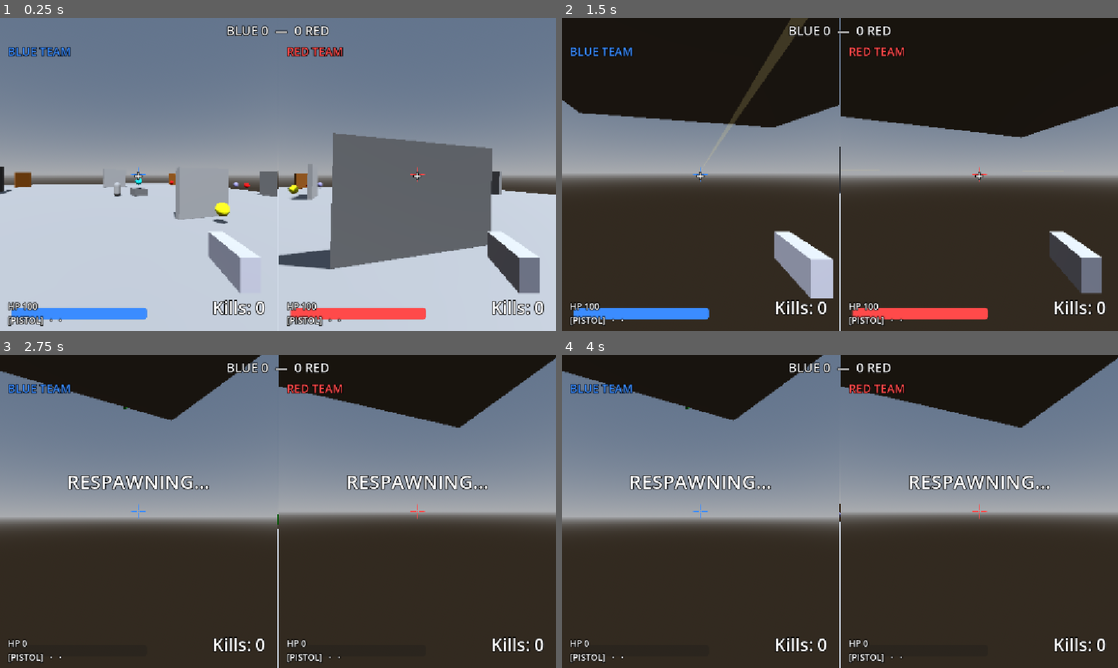
Above: before the commit, frames 1-4 (two rows, left to right).
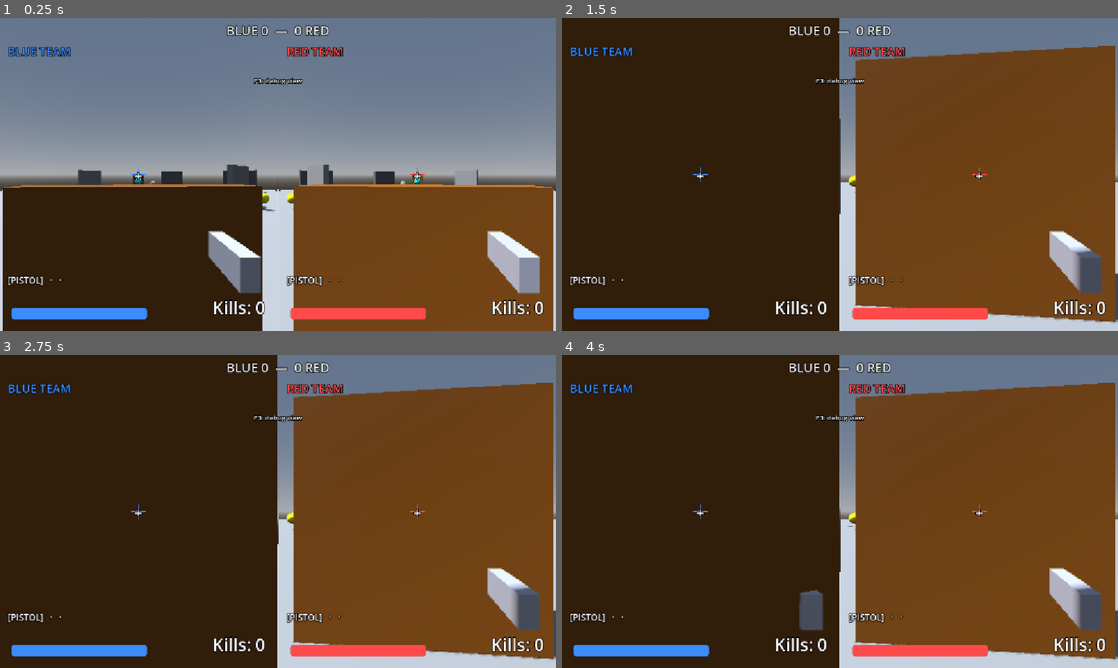
Above: after the commit, the same moments.

Repository: Ryan-M-Smith/SkillIssue
Game: Godot game, scene res://modes/duo_sandbox.tscn
The game is run twice, just before and just after one commit, with the same random seed, the same clock (stepped at 60 frames per second) and the same inputs. This scene is started directly instead of the project's main scene.
Inputs (mouse positions are in pixels of both pictures, inside the frame that each line leads up to):
- Up to frame 1 (0.25 s): no input
- Up to frame 2 (1.5 s): tap Enter (ui_accept) at 0.5, 0.77 s; move the mouse to (867, 174) at 0.52 s; hold W (ui_up) from 0.53 s (still down); click (867, 174) at 0.6 s; move the mouse to (812, 174) at 1.27 s; tap Ctrl at 1.35 s; click (812, 174) at 1.42 s
- Up to frame 3 (2.75 s): keep holding W (ui_up); tap Enter (ui_accept) at 1.52 s; move the mouse to (289, 505) at 2.02 s; tap Q at 2.1 s; click (289, 505) at 2.17 s
- Up to frame 4 (4 s): keep holding W (ui_up); tap Enter (ui_accept) at 2.75, 3.02, 3.77 s; move the mouse to (834, 517) at 2.77 s; tap Space at 2.85 s; click (834, 517) at 2.92 s; move the mouse to (878, 514) at 3.52 s; tap 1 at 3.6 s; click (878, 514) at 3.67 s

The runs differ from the first frame. In frame 1, 47% of the frame differs, in the area x 0-100%, y 19-100%; in frame 2, 63%; in frame 3, 73%; in frame 4, 74%, in the area x 0-100%, y 0-100%.

Commit message:
Add tunable hitboxes, spread and gun trails (F3 debug view)

Diff:
--- /dev/null
+++ b/apps/game/components/hitbox_component.gd
@@ -0,0 +1,67 @@
+## Sizes the Duo's three hurtbox zones (head / body / legs) from a HitboxProfile,
+## keeps the legs box matched to crouch, and can draw all zones for tuning.
+## Change the model → retune data/hitboxes/*.tres, no code changes.
+class_name HitboxComponent
+extends Node
+
+@export var profile: HitboxProfile
+@export var head: Hurtbox
+@export var body: Hurtbox
+@export var legs: Hurtbox
+@export var movement: MovementComponent      ## optional, for crouch
+@export var team: TeamComponent              ## optional: debug boxes go on this team's body layer
+
+var debug_visible := false
+
+
+func _ready() -> void:
+	apply_profile()
+
+
+func apply_profile() -> void:
+	if profile == null:
+		return
+	if head:
+		head.zone = Hurtbox.Zone.HEAD
+		head.is_head = true
+		head.configure_box(profile.head_size, profile.head_offset)
+	if body:
+		body.zone = Hurtbox.Zone.BODY
+		body.multiplier = profile.body_multiplier
+		body.configure_box(profile.body_size, profile.body_offset)
+	if legs:
+		legs.zone = Hurtbox.Zone.LEGS
+		legs.multiplier = profile.legs_multiplier
+		legs.configure_box(profile.legs_size, profile.legs_offset)
+	_apply_debug()
+
+
+func _physics_process(_delta: float) -> void:
+	if profile == null or legs == null or not profile.legs_follow_crouch:
+		return
+	if movement == null or movement.stats == null:
+		return
+	var k := movement.current_height() / movement.stats.stand_height
+	var size := profile.legs_size
+	var offset := profile.legs_offset
+	legs.configure_box(Vector3(size.x, size.y * k, size.z), Vector3(offset.x, offset.y * k, offset.z))
+
+
+func set_debug_visible(on: bool) -> void:
+	debug_visible = on
+	_apply_debug()
+
+
+func _apply_debug() -> void:
+	if profile == null:
+		return
+	# Only the enemy's camera sees a duo's body layer, so each screen shows the OTHER duo's zones.
+	var layer := 1
+	if team and team.team:
+		layer = TeamComponent.body_layer_bit(team.team.id)
+	if head:
+		head.set_debug_visible(debug_visible, profile.debug_head_color, layer)
+	if body:
+		body.set_debug_visible(debug_visible, profile.debug_body_color, layer)
+	if legs:
+		legs.set_debug_visible(debug_visible, profile.debug_legs_color, layer)
--- a/apps/game/components/hurtbox.gd
+++ b/apps/game/components/hurtbox.gd
@@ -1,25 +1,85 @@
-## Area that bullets hit. Points at a HealthComponent; heads get the weapon's headshot multiplier.
+## Area that bullets hit. Points at a HealthComponent. Its zone decides the damage:
+## HEAD uses the gun's headshot_multiplier, BODY / LEGS use `multiplier` (set from the
+## HitboxProfile by HitboxComponent). Shape size/position can be changed at runtime.
 class_name Hurtbox
 extends Area3D
 
+enum Zone { HEAD, BODY, LEGS }
+
 @export var health: HealthComponent
+@export var zone: Zone = Zone.BODY
+@export var multiplier := 1.0
+## Kept for older code: true when zone == HEAD.
 @export var is_head := false
 
 var _layer := 0
+var _shape_node: CollisionShape3D
+var _debug_mesh: MeshInstance3D
 
 
 func _ready() -> void:
 	_layer = collision_layer
+	if is_head:
+		zone = Zone.HEAD
+	is_head = zone == Zone.HEAD
+	for c in get_children():
+		if c is CollisionShape3D:
+			_shape_node = c
+			break
 
 
 ## Returns the damage actually dealt.
 func take_hit(amount: float, headshot_multiplier: float, source: Node) -> float:
 	if health == null or health.dead:
 		return 0.0
-	var dmg := amount * (headshot_multiplier if is_head else 1.0)
+	var mult := headshot_multiplier if zone == Zone.HEAD else multiplier
+	var dmg := amount * mult
 	health.apply_damage(dmg, source)
 	return dmg
 
 
 func set_enabled(on: bool) -> void:
 	collision_layer = _layer if on else 0
+
+
+## Resize / move this zone to a box. Each Hurtbox gets its own shape, so duos never share one.
+func configure_box(size: Vector3, offset: Vector3) -> void:
+	if _shape_node == null:
+		_shape_node = CollisionShape3D.new()
+		add_child(_shape_node)
+	var box := _shape_node.shape as BoxShape3D
+	if box == null or not box.resource_local_to_scene:
+		box = BoxShape3D.new()
+		box.resource_local_to_scene = true
+		_shape_node.shape = box
+	box.size = size
+	_shape_node.position = offset
+	_shape_node.rotation = Vector3.ZERO
+	if _debug_mesh:
+		(_debug_mesh.mesh as BoxMesh).size = size
+		_debug_mesh.position = offset
+
+
+## Draws the zone as a see-through box on `layer` (the owner's body layer, so only the
+## ENEMY camera sees it; your own boxes would otherwise wrap around your own camera).
+func set_debug_visible(on: bool, color: Color, layer := 1) -> void:
+	if on and _debug_mesh == null:
+		_debug_mesh = MeshInstance3D.new()
+		_debug_mesh.name = "DebugBox"
+		var m := BoxMesh.new()
+		_debug_mesh.mesh = m
+		var mat := StandardMaterial3D.new()
+		mat.shading_mode = BaseMaterial3D.SHADING_MODE_UNSHADED
+		mat.transparency = BaseMaterial3D.TRANSPARENCY_ALPHA
+		mat.cull_mode = BaseMaterial3D.CULL_DISABLED
+		mat.no_depth_test = true
+		_debug_mesh.material_override = mat
+		_debug_mesh.cast_shadow = GeometryInstance3D.SHADOW_CASTING_SETTING_OFF
+		add_child(_debug_mesh)
+		if _shape_node and _shape_node.shape is BoxShape3D:
+			m.size = (_shape_node.shape as BoxShape3D).size
+			_debug_mesh.position = _shape_node.position
+	if _debug_mesh:
+		(_debug_mesh.material_override as StandardMaterial3D).albedo_color = color
+		_debug_mesh.layers = layer
+		_debug_mesh.visible = on
--- a/apps/game/components/weapon_component.gd
+++ b/apps/game/components/weapon_component.gd
@@ -18,6 +18,8 @@
 @export var third_person_scale := 1.3
 @export_flags_3d_physics var hit_mask := 1 | 4   ## world + hurtbox
 @export var view_model_scale := 0.8             ## first-person gun is drawn smaller than the pickup
+## Optional: lets spread react to walking / jumping / crouching.
+@export var movement: MovementComponent
 
 var owned: Array[bool] = []
 var current := 0
@@ -28,6 +30,7 @@
 var _excluded: Array[RID] = []
 var _vm_base := Vector3.ZERO
 var _kick := 0.0
+var _bloom := 0.0
 
 
 func _ready() -> void:
@@ -40,6 +43,7 @@
 	for i in loadout.size():
 		owned.append(i == 0)
 	_cooldown = 0.0
+	_bloom = 0.0
 	select(0, true)
 
 
@@ -85,6 +89,7 @@
 	if input.fire and _cooldown <= 0.0 and (data.automatic or not _fire_was):
 		_shoot(data)
 	_fire_was = input.fire
+	_bloom = move_toward(_bloom, 0.0, data.bloom_recovery * delta)
 	# view-model recoil
 	_kick = move_toward(_kick, 0.0, delta * 0.6)
 	view_model.position = _vm_base + Vector3(0, _kick * 0.3, _kick)
@@ -98,18 +103,52 @@
 	scope_changed.emit(on)
 
 
+## The spread cone (half-angle, degrees) the NEXT shot would use, from the gun's data
+## plus what the mover is doing right now. The sandbox draws this as the spread circle.
+func current_spread_degrees() -> float:
+	var data := current_data()
+	if data == null:
+		return 0.0
+	var s := (data.scoped_spread_degrees if scoped else data.spread_degrees) + _bloom
+	if body:
+		var walk := movement.stats.walk_speed if movement and movement.stats else 6.0
+		var speed := Vector2(body.velocity.x, body.velocity.z).length()
+		s += data.moving_spread_add * clampf(speed / walk, 0.0, 1.0)
+		if not body.is_on_floor():
+			s += data.airborne_spread_add
+	if movement and movement.crouching:
+		s *= data.crouch_spread_multiplier
+	return maxf(s, 0.0)
+
+
+## Direction offsets (x, y) inside a cone of radius 1, one per pellet.
+static func pellet_offsets(data: WeaponData) -> Array[Vector2]:
+	var out: Array[Vector2] = []
+	var n := maxi(data.pellets, 1)
+	if data.spread_pattern == WeaponData.SpreadPattern.RING and n > 1:
+		out.append(Vector2.ZERO)
+		for i in n - 1:
+			var a := TAU * float(i) / float(n - 1)
+			out.append(Vector2(cos(a), sin(a)))
+	else:
+		for i in n:
+			var r := sqrt(randf())
+			var a := randf() * TAU
+			out.append(Vector2(cos(a) * r, sin(a) * r))
+	return out
+
+
 func _shoot(data: WeaponData) -> void:
 	_cooldown = data.fire_interval
 	_kick = 0.08
 	var space := body.get_world_3d().direct_space_state
 	var origin := aim_origin.global_position
 	var basis := aim_origin.global_basis.orthonormalized()
-	var spread := tan(deg_to_rad(data.scoped_spread_degrees if scoped else data.spread_degrees))
+	var spread := tan(deg_to_rad(current_spread_degrees()))
+	_bloom = minf(_bloom + data.bloom_per_shot, data.max_bloom)
 	var source: Node = owner if owner else body
-	for p in data.pellets:
-		var r := sqrt(randf()) * spread
-		var a := randf() * TAU
-		var dir := (-basis.z + basis.x * cos(a) * r + basis.y * sin(a) * r).normalized()
+	for off in pellet_offsets(data):
+		var dir := (-basis.z + basis.x * off.x * spread + basis.y * off.y * spread).normalized()
 		var to := origin + dir * data.max_range
 		var q := PhysicsRayQueryParameters3D.create(origin, to, hit_mask, _excluded)
 		q.collide_with_areas = true
@@ -121,8 +160,10 @@
 			if col is Hurtbox:
 				var dealt: float = col.take_hit(data.damage, data.headshot_multiplier, source)
 				if dealt > 0.0:
-					hit_confirmed.emit(col.health.owner, dealt, col.is_head)
-		Tracer.spawn(body.get_parent(), muzzle.global_position, end, data.tracer_color)
+					hit_confirmed.emit(col.health.owner, dealt, col.zone == Hurtbox.Zone.HEAD)
+			if data.show_impacts:
+				Tracer.spawn_impact(body.get_parent(), end, data.tracer_color, data.impact_size, data.impact_lifetime)
+		Tracer.spawn(body.get_parent(), muzzle.global_position, end, data.tracer_color, data.tracer_width, data.tracer_lifetime)
 	fired.emit(data)
 
 
--- /dev/null
+++ b/apps/game/data/hitboxes/default_hitboxes.tres
@@ -0,0 +1,6 @@
+[gd_resource type="Resource" script_class="HitboxProfile" format=3]
+
+[ext_resource type="Script" path="res://data/hitboxes/hitbox_profile.gd" id="1"]
+
+[resource]
+script = ExtResource("1")
--- /dev/null
+++ b/apps/game/data/hitboxes/hitbox_profile.gd
@@ -0,0 +1,30 @@
+## Where a Duo can be hit, and how much each zone hurts. One file per body shape:
+## when the raccoon model changes, retune these numbers (F3 in the sandbox shows them).
+##
+## Sizes are box sizes in meters. Offsets are the box center, relative to the node the
+## zone hangs off: Head zone → Torso/Head, Body zone → Torso, Legs zone → Legs.
+## The head zone uses each gun's own headshot_multiplier (sniper 2×, shotgun 1.5×…);
+## body and legs use the multipliers below.
+class_name HitboxProfile
+extends Resource
+
+@export_group("Head (relative to Torso/Head)")
+@export var head_size := Vector3(0.54, 0.36, 0.5)
+@export var head_offset := Vector3(0, 0.08, 0)
+
+@export_group("Body (relative to Torso)")
+@export var body_size := Vector3(0.84, 0.62, 0.56)
+@export var body_offset := Vector3(0, 1.22, 0)
+@export var body_multiplier := 1.0
+
+@export_group("Legs (relative to Legs)")
+@export var legs_size := Vector3(0.62, 0.92, 0.48)
+@export var legs_offset := Vector3(0, 0.46, 0)
+@export var legs_multiplier := 0.75
+## Squash the legs box with crouch, the same way the leg model squashes.
+@export var legs_follow_crouch := true
+
+@export_group("Debug view (F3 in the sandbox)")
+@export var debug_head_color := Color(1.0, 0.25, 0.25, 0.35)
+@export var debug_body_color := Color(1.0, 0.85, 0.2, 0.3)
+@export var debug_legs_color := Color(0.3, 0.8, 1.0, 0.3)
--- a/apps/game/data/weapons/pistol.tres
+++ b/apps/game/data/weapons/pistol.tres
@@ -11,3 +11,13 @@
 color = Color(0.75, 0.75, 0.8, 1)
 tracer_color = Color(1, 0.92, 0.55, 1)
 model_size = Vector3(0.07, 0.12, 0.28)
+moving_spread_add = 1.5
+airborne_spread_add = 4.0
+crouch_spread_multiplier = 0.7
+bloom_per_shot = 0.35
+max_bloom = 2.5
+bloom_recovery = 6.0
+tracer_width = 0.025
+tracer_lifetime = 0.07
+impact_size = 0.06
+impact_lifetime = 0.15
--- a/apps/game/data/weapons/shotgun.tres
+++ b/apps/game/data/weapons/shotgun.tres
@@ -14,3 +14,11 @@
 color = Color(0.85, 0.45, 0.15, 1)
 tracer_color = Color(1, 0.6, 0.25, 1)
 model_size = Vector3(0.1, 0.12, 0.6)
+spread_pattern = 1
+moving_spread_add = 1.0
+airborne_spread_add = 2.0
+crouch_spread_multiplier = 0.85
+tracer_width = 0.018
+tracer_lifetime = 0.06
+impact_size = 0.05
+impact_lifetime = 0.12
--- a/apps/game/data/weapons/sniper.tres
+++ b/apps/game/data/weapons/sniper.tres
@@ -17,3 +17,10 @@
 color = Color(0.3, 0.85, 0.45, 1)
 tracer_color = Color(0.55, 1, 0.65, 1)
 model_size = Vector3(0.07, 0.1, 0.9)
+moving_spread_add = 6.0
+airborne_spread_add = 10.0
+crouch_spread_multiplier = 0.5
+tracer_width = 0.05
+tracer_lifetime = 0.3
+impact_size = 0.12
+impact_lifetime = 0.3
--- a/apps/game/data/weapons/weapon_data.gd
+++ b/apps/game/data/weapons/weapon_data.gd
@@ -2,19 +2,42 @@
 class_name WeaponData
 extends Resource
 
+enum SpreadPattern {
+	RANDOM,  ## pellets land anywhere inside the spread cone
+	RING,    ## one pellet dead center, the rest evenly around the edge (predictable, easy to tune)
+}
+
 @export var display_name := "Pistol"
 @export var damage := 25.0                 ## per pellet
 @export var pellets := 1
-@export var spread_degrees := 0.5          ## cone half-angle per shot
 @export var fire_interval := 0.3           ## seconds between shots
 @export var automatic := true              ## keep firing while FIRE is held
 @export var max_range := 100.0
-@export var headshot_multiplier := 2.0
+@export var headshot_multiplier := 2.0     ## used when a pellet hits the HEAD zone
+
+@export_group("Spread")
+@export var spread_degrees := 0.5          ## base cone half-angle, standing still on the ground
+@export var spread_pattern: SpreadPattern = SpreadPattern.RANDOM
+@export var moving_spread_add := 1.0       ## extra degrees at full walking speed
+@export var airborne_spread_add := 3.0     ## extra degrees while jumping / falling
+@export var crouch_spread_multiplier := 0.7  ## ×spread while crouched (<1 = tighter)
+@export var bloom_per_shot := 0.0          ## extra degrees added by each shot…
+@export var max_bloom := 3.0               ## …up to this much…
+@export var bloom_recovery := 6.0          ## …and recovering this many degrees per second
+
 @export_group("Scope")
 @export var has_scope := false
 @export var scope_fov := 20.0
-@export var scoped_spread_degrees := 0.0
+@export var scoped_spread_degrees := 0.0   ## replaces spread_degrees while scoped (movement still adds)
+
+@export_group("Trail")
+@export var tracer_color := Color(1.0, 0.9, 0.5)
+@export var tracer_width := 0.03           ## meters
+@export var tracer_lifetime := 0.08        ## seconds to fade out
+@export var show_impacts := true
+@export var impact_size := 0.08            ## meters
+@export var impact_lifetime := 0.15
+
 @export_group("Look")
 @export var color := Color(0.8, 0.8, 0.85)
-@export var tracer_color := Color(1.0, 0.9, 0.5)
 @export var model_size := Vector3(0.08, 0.12, 0.35)   ## view model / pickup box size
--- a/apps/game/entities/duo/duo.gd
+++ b/apps/game/entities/duo/duo.gd
@@ -16,6 +16,7 @@
 @onready var weapons: WeaponComponent = $Components/Weapons
 @onready var health: HealthComponent = $Components/Health
 @onready var team: TeamComponent = $Components/Team
+@onready var hitboxes: HitboxComponent = $Components/Hitboxes
 @onready var controllers: Node = $Controllers
 
 var input := DuoInput.new()
--- a/apps/game/entities/duo/duo.tscn
+++ b/apps/game/entities/duo/duo.tscn
@@ -15,6 +15,8 @@
 [ext_resource type="Resource" path="res://data/weapons/sniper.tres" id="13_sniper"]
 [ext_resource type="Resource" path="res://data/teams/team_blue.tres" id="14_team"]
 [ext_resource type="Script" path="res://entities/duo/duo_legs_animator.gd" id="15_legs"]
+[ext_resource type="Script" path="res://components/hitbox_component.gd" id="16_hitbox"]
+[ext_resource type="Resource" path="res://data/hitboxes/default_hitboxes.tres" id="17_hbprofile"]
 
 [sub_resource type="CapsuleShape3D" id="body_shape"]
 resource_local_to_scene = true
@@ -109,6 +111,17 @@
 mesh = SubResource("foot_mesh")
 surface_material_override/0 = SubResource("dark_mat")
 
+[node name="LegsHurtbox" type="Area3D" parent="Legs" node_paths=PackedStringArray("health")]
+collision_layer = 4
+collision_mask = 0
+monitoring = false
+script = ExtResource("7_hurt")
+health = NodePath("../../Components/Health")
+zone = 2
+multiplier = 0.75
+
+[node name="CollisionShape3D" type="CollisionShape3D" parent="Legs/LegsHurtbox"]
+
 [node name="Torso" type="Node3D" parent="."]
 
 [node name="Model" type="Node3D" parent="Torso"]
@@ -199,7 +212,7 @@
 head = NodePath("../../Torso/Head")
 weapons = NodePath("../Weapons")
 
-[node name="Weapons" type="Node" parent="Components" node_paths=PackedStringArray("body", "aim_origin", "muzzle", "view_model", "third_person_gun")]
+[node name="Weapons" type="Node" parent="Components" node_paths=PackedStringArray("body", "aim_origin", "muzzle", "view_model", "third_person_gun", "movement")]
 script = ExtResource("4_weap")
 loadout = Array[ExtResource("10_wdata")]([ExtResource("11_pistol"), ExtResource("12_shotgun"), ExtResource("13_sniper")])
 body = NodePath("../..")
@@ -207,6 +220,7 @@
 muzzle = NodePath("../../Torso/Head/ViewModel/Muzzle")
 view_model = NodePath("../../Torso/Head/ViewModel/GunMesh")
 third_person_gun = NodePath("../../Torso/Head/Model/ThirdPersonGun")
+movement = NodePath("../Movement")
 
 [node name="Health" type="Node" parent="Components"]
 script = ExtResource("5_hp")
@@ -218,4 +232,13 @@
 torso = NodePath("../../Torso")
 view_model_root = NodePath("../../Torso/Head/ViewModel")
 
+[node name="Hitboxes" type="Node" parent="Components" node_paths=PackedStringArray("head", "body", "legs", "movement", "team")]
+script = ExtResource("16_hitbox")
+profile = ExtResource("17_hbprofile")
+head = NodePath("../../Torso/Head/HeadHurtbox")
+body = NodePath("../../Torso/BodyHurtbox")
+legs = NodePath("../../Legs/LegsHurtbox")
+movement = NodePath("../Movement")
+team = NodePath("../Team")
+
 [node name="Controllers" type="Node" parent="."]
--- a/apps/game/entities/effects/tracer.gd
+++ b/apps/game/entities/effects/tracer.gd
@@ -1,34 +1,61 @@
-## Short-lived bullet streak. Spawned by WeaponComponent; visible on both screens.
+## Short-lived bullet streaks and impact marks. Spawned by WeaponComponent; visible on
+## both screens. Width, lifetime, color and impact size come from each gun's WeaponData.
 class_name Tracer
 extends MeshInstance3D
 
 var _life := 0.08
 var _max := 0.08
 var _mat: StandardMaterial3D
+var _grow := 0.0          ## impacts swell slightly as they fade
 
 
-static func spawn(parent: Node, from: Vector3, to: Vector3, color: Color) -> void:
-	var length := from.distance_to(to)
-	if parent == null or length < 0.05:
-		return
+static func _make(color: Color, lifetime: float) -> Tracer:
 	var t := Tracer.new()
-	var m := BoxMesh.new()
-	m.size = Vector3(0.03, 0.03, length)
-	t.mesh = m
 	t._mat = StandardMaterial3D.new()
 	t._mat.shading_mode = BaseMaterial3D.SHADING_MODE_UNSHADED
 	t._mat.transparency = BaseMaterial3D.TRANSPARENCY_ALPHA
 	t._mat.albedo_color = color
 	t.material_override = t._mat
 	t.cast_shadow = GeometryInstance3D.SHADOW_CASTING_SETTING_OFF
+	t._life = maxf(lifetime, 0.01)
+	t._max = t._life
+	return t
+
+
+## A streak from `from` to `to`.
+static func spawn(parent: Node, from: Vector3, to: Vector3, color: Color, width := 0.03, lifetime := 0.08) -> void:
+	var length := from.distance_to(to)
+	if parent == null or length < 0.05 or width <= 0.0:
+		return
+	var t := _make(color, lifetime)
+	var m := BoxMesh.new()
+	m.size = Vector3(width, width, length)
+	t.mesh = m
 	parent.add_child(t)
 	var dir := (to - from) / length
 	var up := Vector3.UP if absf(dir.dot(Vector3.UP)) < 0.99 else Vector3.RIGHT
 	t.global_transform = Transform3D(Basis.looking_at(dir, up), (from + to) * 0.5)
 
 
+## A small puff where a pellet landed.
+static func spawn_impact(parent: Node, at: Vector3, color: Color, size := 0.08, lifetime := 0.15) -> void:
+	if parent == null or size <= 0.0:
+		return
+	var t := _make(color, lifetime)
+	var m := BoxMesh.new()
+	m.size = Vector3.ONE * size
+	t.mesh = m
+	t._grow = 1.5
+	parent.add_child(t)
+	t.global_position = at
+	t.rotation = Vector3(randf() * TAU, randf() * TAU, 0)
+
+
 func _process(delta: float) -> void:
 	_life -= delta
-	_mat.albedo_color.a = clampf(_life / _max, 0.0, 1.0)
+	var k := clampf(_life / _max, 0.0, 1.0)
+	_mat.albedo_color.a = k
+	if _grow > 0.0:
+		scale = Vector3.ONE * (1.0 + (1.0 - k) * _grow)
 	if _life <= 0.0:
 		queue_free()
--- a/apps/game/modes/duo_sandbox.gd
+++ b/apps/game/modes/duo_sandbox.gd
@@ -15,6 +15,8 @@
 ## Controls work from phones (via the relay) and from the keyboard at the same time:
 ##   Team A: WASD, Space jump, Ctrl crouch, hold Q sprint, mouse aim (click to capture), LMB fire, RMB scope, 1/2/3 guns
 ##   Team B: IJKL, Shift jump, N crouch, hold U sprint, arrow keys aim, Enter fire, M scope, 8/9/0 guns
+##   F3: debug view: hitbox zones on both duos (red head / yellow body / blue legs)
+##       plus each team's live spread circle and spread value
 class_name DuoSandbox
 extends Node
 
@@ -37,6 +39,8 @@
 @export var make_map_csg_solid := true
 ## Adds a sun + sky at runtime if the world has no light / environment.
 @export var add_light_if_missing := true
+## Start with the F3 debug view on.
+@export var debug_view := false
 
 @export_group("Scene paths (relative to this node; it sits directly under Main)")
 @export var world_path: NodePath = ^"../World"
@@ -54,6 +58,7 @@
 var _cameras: Array[Camera3D] = []
 var _hud_halves: Array[Dictionary] = []
 var _score_label: Label
+var _hint_label: Label
 
 
 func _ready() -> void:
@@ -88,6 +93,23 @@
 
 	GameEvents.duo_killed.connect(_on_duo_killed)
 	_update_score()
+	set_debug_view(debug_view)
+
+
+func _unhandled_input(event: InputEvent) -> void:
+	if event is InputEventKey and event.pressed and not event.echo and event.physical_keycode == KEY_F3:
+		set_debug_view(not debug_view)
+
+
+## F3: show hitbox zones + spread circles. Purely visual; nothing changes in the game rules.
+func set_debug_view(on: bool) -> void:
+	debug_view = on
+	for d in duos:
+		if d.hitboxes:
+			d.hitboxes.set_debug_visible(on)
+	if _hint_label:
+		_hint_label.text = "F3: debug ON (hitboxes + spread)" if on else "F3: debug view"
+
 
 
 # ---------------------------------------------------------------- cameras
@@ -214,7 +236,7 @@
 
 		var info := _label("", 18)
 		info.set_anchors_preset(Control.PRESET_BOTTOM_LEFT)
-		info.position = Vector2(16, -64)
+		info.position = Vector2(16, -118)   # sits above the team HUD's health bar / kill counter
 		half.add_child(info)
 
 		var dead := _label("RESPAWNING…", 40)
@@ -225,7 +247,29 @@
 		dead.visible = false
 		half.add_child(dead)
 
-		_hud_halves.append({"crosshair": crosshair, "info": info, "dead": dead})
+		# Spread circle: a ring whose radius = the current spread cone on screen.
+		var ring := Panel.new()
+		ring.mouse_filter = Control.MOUSE_FILTER_IGNORE
+		ring.set_anchors_preset(Control.PRESET_CENTER)
+		var sb := StyleBoxFlat.new()
+		sb.bg_color = Color(0, 0, 0, 0)
+		sb.border_color = Color(1, 1, 1, 0.8)
+		sb.set_border_width_all(2)
+		sb.set_corner_radius_all(4096)
+		sb.anti_aliasing = true
+		ring.add_theme_stylebox_override("panel", sb)
+		ring.visible = false
+		half.add_child(ring)
+
+		var spread_label := _label("", 16)
+		spread_label.set_anchors_preset(Control.PRESET_CENTER)
+		spread_label.position = Vector2(-60, 40)
+		spread_label.custom_minimum_size = Vector2(120, 24)
+		spread_label.horizontal_alignment = HORIZONTAL_ALIGNMENT_CENTER
+		spread_label.visible = false
+		half.add_child(spread_label)
+
+		_hud_halves.append({"crosshair": crosshair, "info": info, "dead": dead, "half": half, "ring": ring, "spread": spread_label})
 
 	_score_label = _label("", 26)
 	_score_label.set_anchors_preset(Control.PRESET_CENTER_TOP)
@@ -233,6 +277,13 @@
 	_score_label.custom_minimum_size = Vector2(320, 40)
 	_score_label.position = Vector2(-160, 8)
 	root.add_child(_score_label)
+
+	_hint_label = _label("F3: debug view", 14)
+	_hint_label.set_anchors_preset(Control.PRESET_CENTER_TOP)
+	_hint_label.horizontal_alignment = HORIZONTAL_ALIGNMENT_CENTER
+	_hint_label.custom_minimum_size = Vector2(360, 24)
+	_hint_label.position = Vector2(-180, 120)
+	root.add_child(_hint_label)
 
 
 func _label(text: String, size: int) -> Label:
@@ -254,10 +305,27 @@
 	for g in w.loadout.size():
 		var n := w.loadout[g].display_name.to_upper()
 		guns.append("[%s]" % n if g == w.current else (n if w.owned[g] else "·"))
-	h.info.text = "HP %d\n%s" % [ceili(duo.health.hp), "   ".join(guns)]
+	# HP is shown by the team HUD (health bar); this line only lists the guns.
+	h.info.text = "   ".join(guns)
 	h.crosshair.visible = duo.alive
 	h.crosshair.text = "( + )" if w.scoped else "+"
 	h.dead.visible = not duo.alive
+	# Spread circle (debug view)
+	var show: bool = debug_view and duo.alive
+	h.ring.visible = show
+	h.spread.visible = show
+	if show:
+		var deg := w.current_spread_degrees()
+		var cam := _cameras[i]
+		var half_h: float = (h.half as Control).size.y * 0.5
+		var r := tan(deg_to_rad(deg)) / tan(deg_to_rad(cam.fov * 0.5)) * half_h
+		r = maxf(r, 3.0)
+		# anchored at the center of this half, so offsets are relative to the center
+		h.ring.offset_left = -r
+		h.ring.offset_top = -r
+		h.ring.offset_right = r
+		h.ring.offset_bottom = r
+		h.spread.text = "spread %.1f°" % deg
 
 
 func _update_score() -> void:
--- a/apps/game/modes/duo_sandbox.tscn
+++ b/apps/game/modes/duo_sandbox.tscn
@@ -5,8 +5,5 @@
 
 [node name="Main" unique_id=1203397750 instance=ExtResource("1_main")]
 
-[node name="ArenaBox" parent="World" parent_id_path=PackedInt32Array(891396000) index="0" unique_id=2005310880]
-transform = Transform3D(-0.9216425, -0.0019608317, 0.38803545, 0.007484769, 0.9997114, 0.022829184, -0.38796824, 0.023944704, -0.9213618, 0, 0, 0)
-
 [node name="DuoSandbox" type="Node" parent="." index="4" unique_id=146206534]
 script = ExtResource("2_sandbox")
Not shown, added: apps/game/components/hitbox_component.gd.uid
Not shown, added: apps/game/data/hitboxes/hitbox_profile.gd.uid
